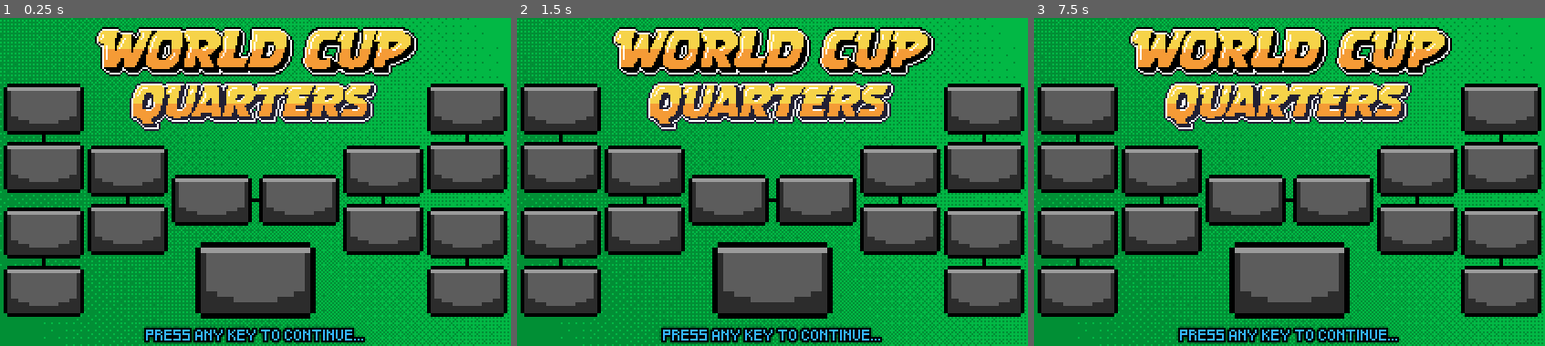
Above: before the commit, frames 1-3 (left to right).
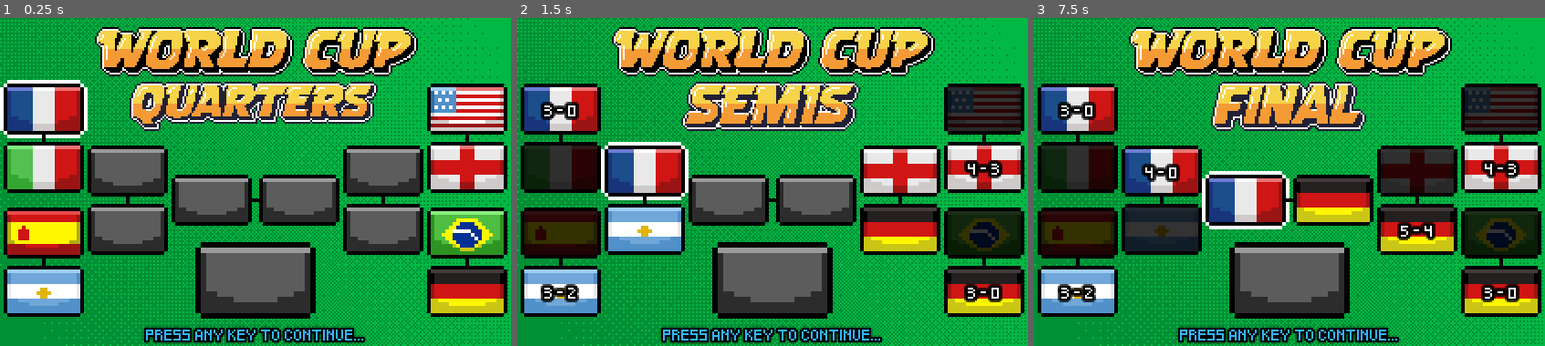
Above: after the commit, the same moments.

Repository: Weird726/soccer-course
Game: Godot game, scene res://scenes/screens/tournament/tournament_screen.tscn
Same seed, same stepped clock (60 frames per second), same inputs: the game is played once before the commit and once after it. This scene is started directly instead of the project's main scene.
Inputs:
- Up to frame 1 (0.25 s): no input
- Up to frame 2 (1.5 s): tap Enter at 0.5, 1.25 s; hold D (p1_right) 0.53-1.28 s; tap ` (p1_pass) at 0.6 s; hold S (p1_down) from 1.28 s (still down); tap 1 (p1_shoot) at 1.35 s
- Up to frame 3 (7.5 s): tap Enter every 0.75 s from 2 to 4.25 s; release S (p1_down) at 2.03 s; hold D (p1_right) 2.03-2.78 s; tap Down (p2_down) at 2.1 s; hold W (p1_up) 2.78-3.53 s; tap Left (p2_left) at 2.85 s; hold A (p1_left) 3.53-5.03 s; tap [ (p2_pass) at 3.6 s; tap Right (p2_right) at 4.35 s; hold S (p1_down) 5.03-5.78 s; tap ] (p2_shoot) at 5.1 s; hold D (p1_right) 5.78-6.53 s; tap Up (p2_up) at 5.85 s; hold W (p1_up) 6.53-7.28 s; tap ` (p1_pass) at 6.6 s; hold D (p1_right) from 7.28 s (still down); tap 1 (p1_shoot) at 7.35 s

The runs differ from the first frame. In frame 1, 16% of the frame differs, in the area x 0-99%, y 18-90%; in frame 2, 28%; in frame 3, 31%, in the area x 1-99%, y 19-90%.

Commit message:
added tournament screen

Diff:
--- a/scenes/screens/screen_data.gd
+++ b/scenes/screens/screen_data.gd
@@ -1,6 +1,10 @@
 class_name ScreenData
-extends Node
+
+#添加竞标赛信息
+#var tournament : Tournament = null
 
 #静态函数返回自身实例
 static func build() -> ScreenData:
 	return ScreenData.new()
+
+#func  set_tournament(countext_tournamet: Tournament) -> ScreenData
--- a/scenes/screens/tournament/bracket_flag.gd
+++ b/scenes/screens/tournament/bracket_flag.gd
@@ -15,6 +15,8 @@
 	score_label.text = score
 	#标签可见性设置为true
 	score_label.visible = true
+	#将边框可见性设置为不可见
+	border.visible = false
 
 #为败者设置的方法，不显示比分
 func set_as_loser() -> void:
--- a/scenes/screens/tournament/match.gd
+++ b/scenes/screens/tournament/match.gd
@@ -37,3 +37,11 @@
 	winner = country_home if goals_home > goals_away else country_away
 	#分数显示
 	final_score = "%d - %d" % [max(goals_home, goals_away), min(goals_home, goals_away)]
+
+#解决方案
+func resolve() -> void:
+	#开始循环
+	while  is_tied():
+		goals_home = randi_range(0, 5)
+		goals_away = randi_range(0, 5)
+	update_match_info()
--- a/scenes/screens/tournament/tournament_screen.gd
+++ b/scenes/screens/tournament/tournament_screen.gd
@@ -1,2 +1,101 @@
 class_name TournamentScreen
 extends Screen
+
+#舞台纹理的常量
+const STAGE_TEXTURES := {
+	Tournament.Stage.QUARTER_FINALS: preload("res://assets/art/ui/teamselection/quarters-label.png"),
+	Tournament.Stage.SEMI_FINALS: preload("res://assets/art/ui/teamselection/semis-label.png"),
+	Tournament.Stage.FINAL: preload("res://assets/art/ui/teamselection/finals-label.png"),
+	Tournament.Stage.COMPLETE: preload("res://assets/art/ui/teamselection/winner-label.png")
+}
+
+#创建字典，存储容器的数组
+@onready var flag_containers : Dictionary = {
+	Tournament.Stage.QUARTER_FINALS: [%QFLeftContainer, %QFRightContainer],
+	Tournament.Stage.SEMI_FINALS: [%SFLeftContainer, %SFRightContainer],
+	Tournament.Stage.FINAL: [%FinalLeftContainer, %FinalRightContainer],
+	Tournament.Stage.COMPLETE: [%WinnerContainer],
+}
+#未就绪变量，用来调整舞台纹理
+@onready var stage_texture : TextureRect = %StageTexture
+
+#引用玩家国家
+var player_country : String = GameManager.player_setup[0]
+#锦标赛引用变量
+var tournament : Tournament = null
+
+func _ready() -> void:
+	#初始化比赛
+	tournament = Tournament.new()
+	#刷新比赛的方法
+	refresh_brackets()
+
+func _process(_delta: float) -> void:
+	#检查是否按下玩家1的射击键
+	if KeyUtils.is_action_just_pressed(Player.ControlScheme.P1, KeyUtils.Action.SHOOT):
+		#进入下一阶段
+		tournament.advance()
+		#刷新对阵表
+		refresh_brackets()
+
+func refresh_brackets() -> void:
+	#刷新单个赛程的方法
+	for stage in range(tournament.current_stage + 1):
+		#刷新当前赛程的方法
+		refresh_bracket_stage(stage)
+
+func refresh_bracket_stage(stage: Tournament.Stage) -> void:
+	#旗帜节点的获取
+	var flag_nodes := get_flag_nodes_fer_stage(stage)
+	#刷新纹理
+	stage_texture.texture = STAGE_TEXTURES.get(stage)
+	#判断锦标赛是否结束
+	if stage < Tournament.Stage.COMPLETE:
+		var matches : Array = tournament.matches[stage]
+		#标志节点数量应等于比赛场次的两倍
+		assert(flag_nodes.size() == 2 * matches.size())
+		#开始遍历比赛场次
+		for i in  range(matches.size()):
+			#确定当前是哪场比赛
+			var current_match : Match = matches[i]
+			#找出主队旗帜
+			var flag_home : BracketFlag = flag_nodes[i * 2]
+			#同时获取客队旗帜的引用
+			var flag_away : BracketFlag = flag_nodes[i * 2 + 1]
+			#设置主队有客队的旗帜纹理
+			flag_home.texture = FlagHelper.get_texture(current_match.country_home)
+			flag_away.texture = FlagHelper.get_texture(current_match.country_away)
+			#首先确保存在获胜方
+			if not current_match.winner.is_empty():
+				#识别获胜方和败方的对应旗帜
+				var flag_winner := flag_home if current_match.winner == current_match.country_home else flag_away
+				#败者旗帜也可以通过获胜旗帜来推断
+				var flag_loser := flag_home if flag_winner == flag_away else flag_away
+				#调用赛程标记方法
+				flag_winner.set_as_winner(current_match.final_score)
+				flag_loser.set_as_loser()
+			#检查当前对阵中是否包含球队国家，以及玩家国家,仅保留当前阶段
+			elif [current_match.country_home, current_match.country_away].has(player_country) and stage == tournament.current_stage:
+				#确定具体比赛中的对应旗帜
+				var flag_player := flag_home if current_match.country_home == player_country else flag_away
+				#添加边框
+				flag_player.set_as_current_team()
+				#将游戏管理器设置为当前比赛
+				GameManager.current_match = current_match
+	#如果锦标赛已完成，直接设置标记节点将只包含胜者
+	else:
+		flag_nodes[0].texture = FlagHelper.get_texture(tournament.winner)
+
+#此方法接收当前阶段,返回赛程国旗数组
+func get_flag_nodes_fer_stage(stage: Tournament.Stage) -> Array[BracketFlag]:
+	#先创建空数组返回
+	var flag_nodes : Array[BracketFlag] = []
+	#遍历现有的各个容器,每个容器可以包含两个元素
+	for container in flag_containers.get(stage):
+		#逐个检查这些容器,并选取这些容器的子节点
+		for node in container.get_children():
+			#如果节点是方括号标志
+			if node is BracketFlag:
+				#添加到标志节点集合中
+				flag_nodes.append(node)
+	return flag_nodes
--- a/scenes/screens/tournament/tournament_screen.tscn
+++ b/scenes/screens/tournament/tournament_screen.tscn
@@ -29,6 +29,7 @@
 alignment = 1
 
 [node name="QFLeftContainer" type="VBoxContainer" parent="Background/BracketsContainer"]
+unique_name_in_owner = true
 layout_mode = 2
 theme_override_constants/separation = 0
 alignment = 1
@@ -62,6 +63,7 @@
 layout_mode = 2
 
 [node name="SFLeftContainer" type="VBoxContainer" parent="Background/BracketsContainer"]
+unique_name_in_owner = true
 layout_mode = 2
 theme_override_constants/separation = 0
 alignment = 1
@@ -81,6 +83,7 @@
 layout_mode = 2
 
 [node name="FinalLeftContainer" type="VBoxContainer" parent="Background/BracketsContainer"]
+unique_name_in_owner = true
 layout_mode = 2
 theme_override_constants/separation = 0
 alignment = 1
@@ -89,6 +92,7 @@
 layout_mode = 2
 
 [node name="FinalLink" type="VBoxContainer" parent="Background/BracketsContainer"]
+unique_name_in_owner = true
 layout_mode = 2
 theme_override_constants/separation = 0
 alignment = 1
@@ -99,6 +103,7 @@
 texture = ExtResource("5_ru4pj")
 
 [node name="FinalRightContainer" type="VBoxContainer" parent="Background/BracketsContainer"]
+unique_name_in_owner = true
 layout_mode = 2
 theme_override_constants/separation = 0
 alignment = 1
@@ -111,6 +116,7 @@
 layout_mode = 2
 
 [node name="SFRightContainer" type="VBoxContainer" parent="Background/BracketsContainer"]
+unique_name_in_owner = true
 layout_mode = 2
 theme_override_constants/separation = 0
 alignment = 1
@@ -130,6 +136,7 @@
 layout_mode = 2
 
 [node name="QFRightContainer" type="VBoxContainer" parent="Background/BracketsContainer"]
+unique_name_in_owner = true
 layout_mode = 2
 theme_override_constants/separation = 0
 alignment = 1
@@ -185,6 +192,7 @@
 texture = ExtResource("6_7eqbv")
 
 [node name="StageTexture" type="TextureRect" parent="Background"]
+unique_name_in_owner = true
 layout_mode = 1
 anchors_preset = 5
 anchor_left = 0.5
@@ -197,6 +205,7 @@
 texture = ExtResource("7_702pu")
 
 [node name="WinnerContainer" type="Control" parent="Background"]
+unique_name_in_owner = true
 layout_mode = 1
 anchors_preset = 7
 anchor_left = 0.5
--- /dev/null
+++ b/scenes/screens/tournament/tournamnet.gd
@@ -0,0 +1,53 @@
+class_name Tournament
+
+#记录状态的枚举
+enum Stage {QUARTER_FINALS, SEMI_FINALS, FINAL, COMPLETE}
+
+#当前阶段变量记录
+var current_stage : Stage = Stage.QUARTER_FINALS
+#数组字典(每个阶段都设置一个比赛数组)
+var matches := {
+	Stage.QUARTER_FINALS: [],
+	Stage.SEMI_FINALS: [],
+	Stage.FINAL: [],
+}
+#定义冠军的变量
+var winner := ""
+
+#从数据加载器获取国家列表
+func _init() -> void:
+	#这个方法返回所有类型数组,进行切片操作(不要第一个只要8个)
+	var countries := DataLoader.get_countries().slice(1, 9)
+	#打乱顺序
+	countries.shuffle()
+	#指定参数，与国家列表参数
+	create_bracket(Stage.QUARTER_FINALS, countries)
+
+func create_bracket(stage: Stage, countries: Array[String]) -> void:
+	#创建循环，传入2.0会报错，所以要强制传入一个整数
+	for i in range(int(countries.size() / 2.0)):
+		#填充数组,追加新比赛
+		matches[stage].append(Match.new(countries[i * 2], countries[i * 2 + 1]))
+
+#下一阶段方法
+func advance() -> void:
+	#首先判断锦标赛是否结束
+	if current_stage < Stage.COMPLETE:
+		#当前阶段找出已存在场次
+		var stage_matches : Array = matches[current_stage]
+		#存储获胜者的变量
+		var stage_winners : Array[String] = []
+		#遍历当前比赛场次列表
+		for current_match : Match in stage_matches:
+			#处理比赛场次,生成带有比分的获胜者
+			current_match.resolve()
+			#保留获胜者,并加入获胜者数组
+			stage_winners.append(current_match.winner)
+		#当前阶段进行+1，因为这是枚举类型需要进行转换
+		current_stage = current_stage + 1 as Stage
+		#判断当前阶段是否已完成，完成指定获胜者
+		if current_stage == Stage.COMPLETE:
+			winner = stage_winners[0]
+		else:
+			#创建对阵表,将前一阶段的胜者传入对阵表
+			create_bracket(current_stage, stage_winners)
Not shown, added: scenes/screens/tournament/tournamnet.gd.uid
